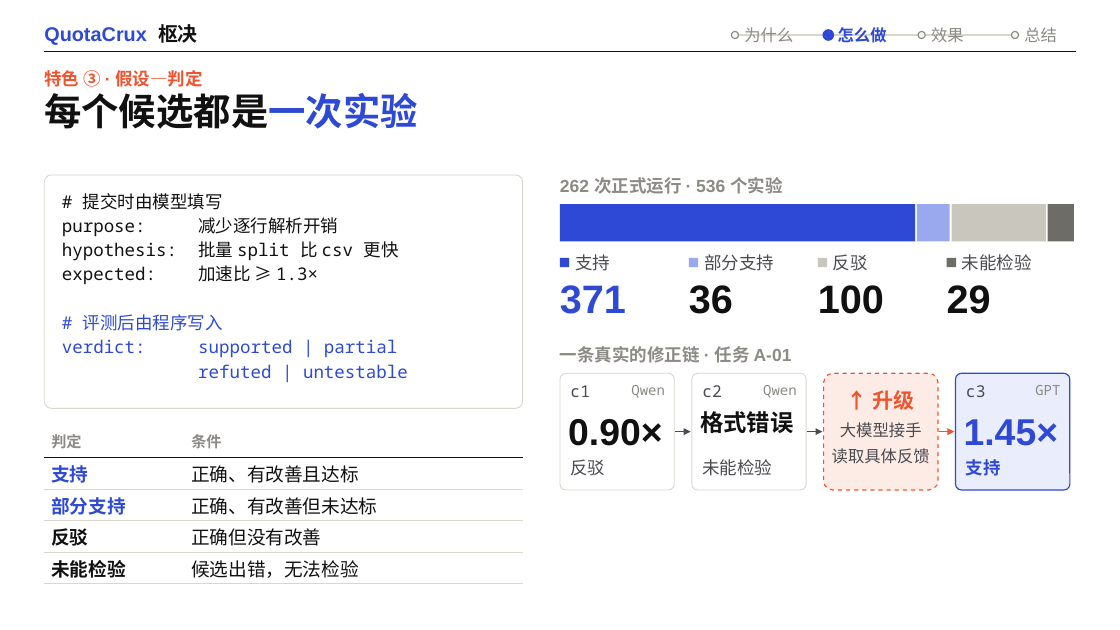
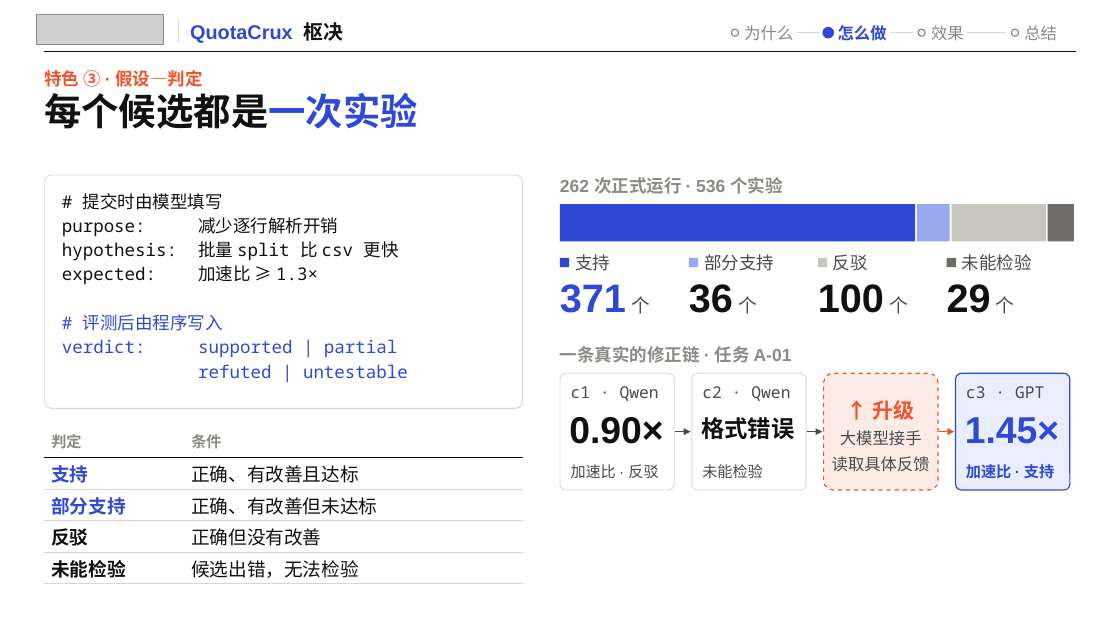
Before and after one commit to bohack-2026-hw/QuotaCrux, a slide deck: slide 10 of docs/presentation/QuotaCrux.pptx. Drawn at 1120x630 pixels with LibreOffice and Linux fonts; fonts in the diff are those of the drawing; grey boxes stand for pictures; background and template pictures are left out. Boxes give left, top, right and bottom in pixels: in the first picture for what was removed or moved away, otherwise in the second. Text is boxed around its words. In the diff, an @@ line names an element or a change of style, - is before the commit and + after.

Commit message:
deck: BoHack intro on the cover and lockup top-left on every slide; centred card text, units on every number, nav gaps, centred cross, no wraps

```diff
--- a/docs/presentation/QuotaCrux.pptx
+++ b/docs/presentation/QuotaCrux.pptx
@@ picture added at (x1=37, y1=14, x2=164, y2=45) @@
@@ line added from (178, 21) to (178, 42), #D9D6CD 1 pt @@
@@ text "QuotaCrux 枢决" moved from (x1=44, y1=24, x2=198, y2=45) to (x1=190, y1=22, x2=344, y2=43) @@
@@ line added from (797, 33) to (819, 33), #D9D6CD 1 pt @@
@@ line moved from (735, 35) - (1015, 35) to (891, 33) - (912, 33) @@
@@ line added from (967, 33) to (1006, 33), #D9D6CD 1 pt @@
@@ text at (x1=560, y1=284, x2=650, y2=314): text changed @@
-371
+371 个
@@ text at (x1=689, y1=284, x2=757, y2=314): text changed @@
-36
+36 个
@@ text at (x1=818, y1=284, x2=908, y2=314): text changed @@
-100
+100 个
@@ text at (x1=947, y1=284, x2=1015, y2=314): text changed @@
-29
+29 个
@@ text at (x1=571, y1=386, x2=659, y2=401): text changed @@
-c1
+c1 · Qwen
@@ text removed at (x1=631, y1=385, x2=665, y2=398) @@
-Qwen
@@ text at (x1=702, y1=386, x2=790, y2=401): text changed @@
-c2
+c2 · Qwen
@@ text removed at (x1=763, y1=385, x2=797, y2=398) @@
-Qwen
@@ text "↑ 升级" moved from (x1=832, y1=422, x2=930, y2=464) to (x1=832, y1=400, x2=930, y2=472) @@
@@ vertical alignment top to middle in 13 elements at (x1=569, y1=417, x2=663, y2=444), (x1=701, y1=417, x2=794, y2=439), (x1=965, y1=417, x2=1059, y2=444), (x1=832, y1=400, x2=930, y2=472), (x1=560, y1=284, x2=650, y2=314), (x1=818, y1=284, x2=908, y2=314), (x1=689, y1=284, x2=757, y2=314), (x1=947, y1=284, x2=1015, y2=314), (x1=571, y1=464, x2=658, y2=478), (x1=966, y1=464, x2=1054, y2=479), (x1=571, y1=386, x2=659, y2=401), (x1=702, y1=386, x2=790, y2=401), (x1=966, y1=386, x2=1044, y2=398) @@
@@ text at (x1=966, y1=386, x2=1044, y2=398): text changed @@
-c3
+c3 · GPT
@@ text removed at (x1=1035, y1=385, x2=1060, y2=395) @@
-GPT
@@ text at (x1=873, y1=400, x2=915, y2=420): paragraph added @@
+↑ 升级
@@ text removed at (x1=873, y1=390, x2=915, y2=410) @@
-↑ 升级
@@ text at (x1=832, y1=430, x2=930, y2=472): line spacing 1 to 1.3; less space between paragraphs @@
@@ text at (x1=571, y1=464, x2=658, y2=478): text changed; size 15 to 13 pt @@
-反驳
+加速比 · 反驳
@@ text "未能检验" at (x1=702, y1=464, x2=763, y2=478): size 15 to 13 pt; vertical alignment top to middle @@
@@ text at (x1=966, y1=464, x2=1054, y2=479): text changed; size 15 to 13 pt @@
-支持
+加速比 · 支持
```
Also in this commit, not shown: 21 other slides changed, 6 other files.
